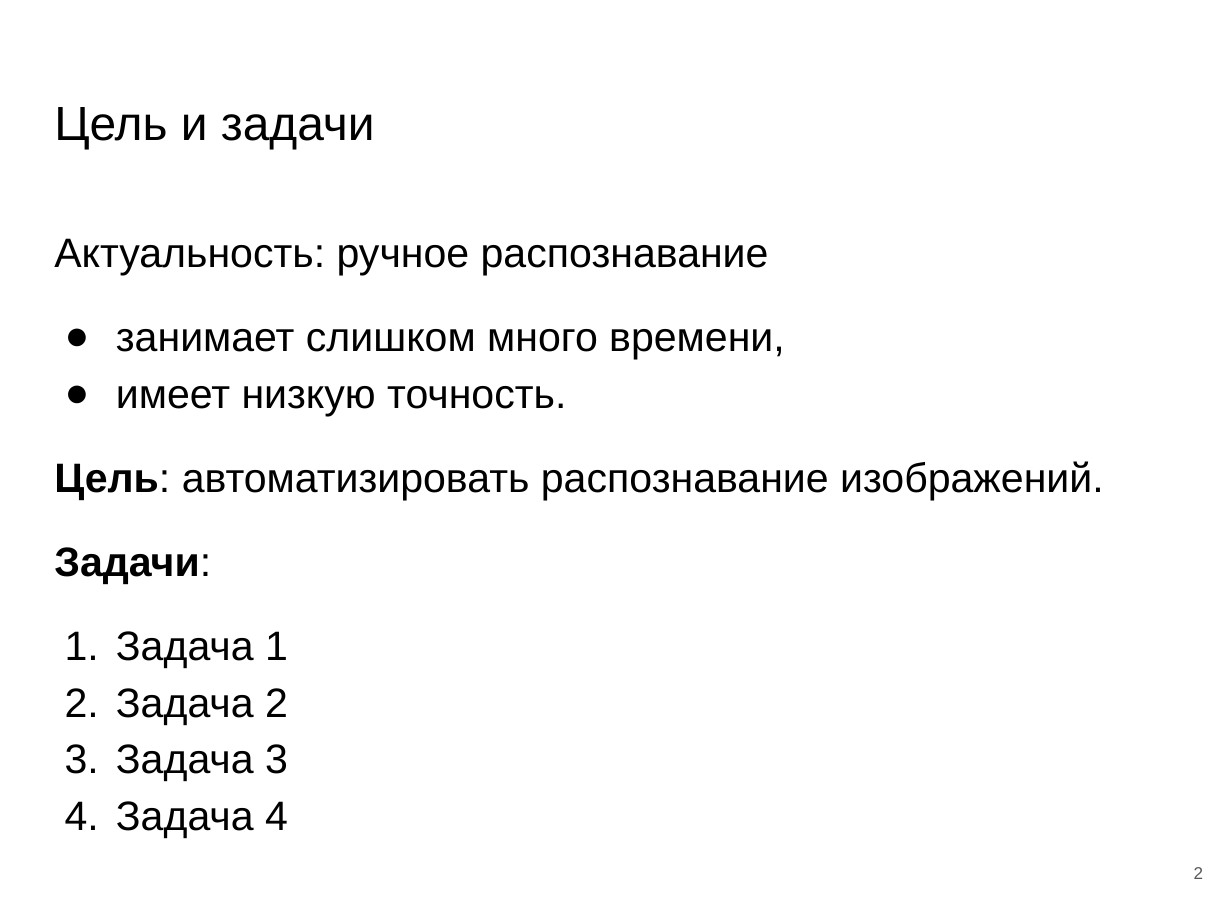
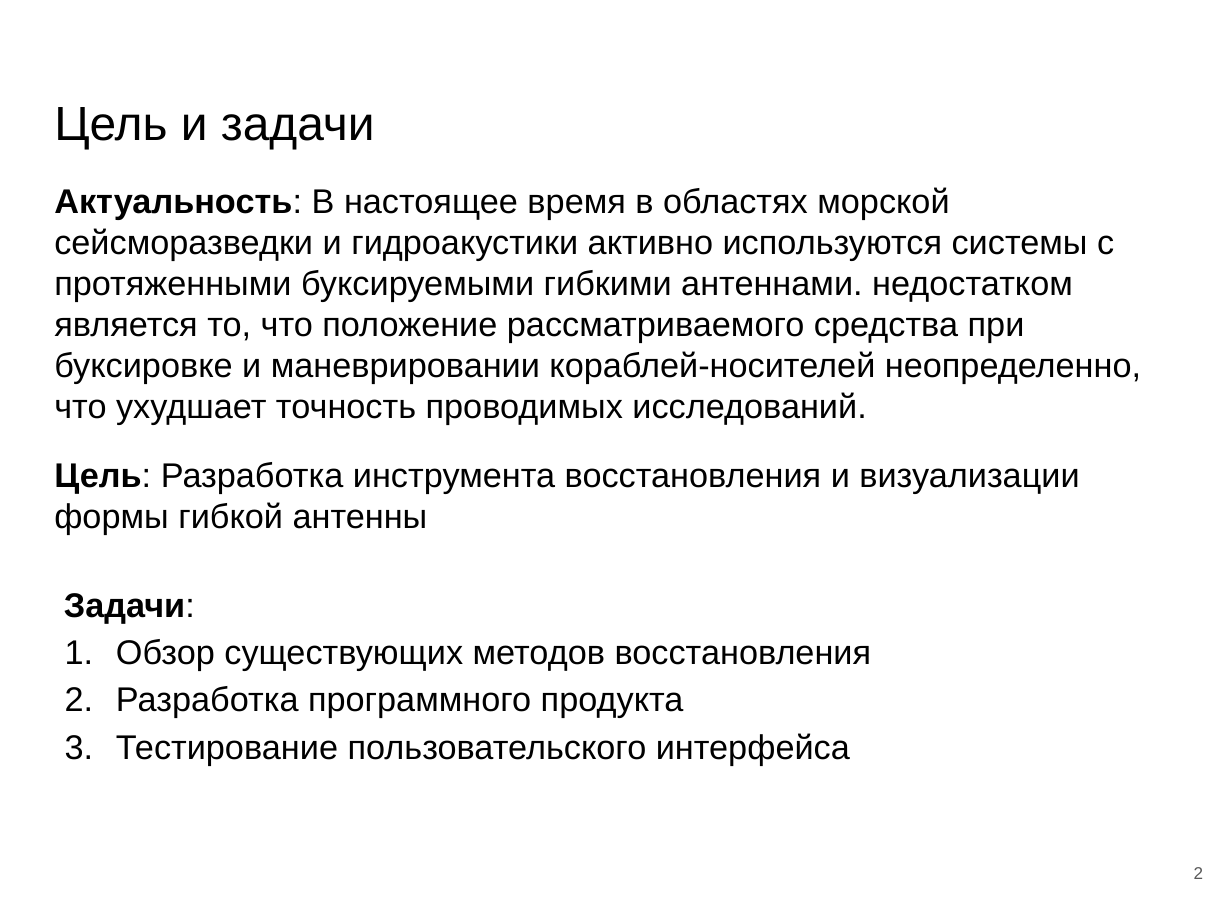
Before and after one commit to DimonPopov/PopovDS_9304_GraduateWork, a slide deck: slide 2 of paper/Презентация_защита.pptx. Drawn at 1232x924 pixels with LibreOffice and Linux fonts; fonts in the diff are those of the drawing. Boxes give left, top, right and bottom in pixels: in the first picture for what was removed or moved away, otherwise in the second. Text is boxed around its words. In the diff, an @@ line names an element or a change of style, - is before the commit and + after.

```diff
--- a/paper/Презентация_защита.pptx
+++ b/paper/Презентация_защита.pptx
@@ text "Актуальность: В настоящее время в ..." moved from (x1=54, y1=238, x2=1104, y2=838) to (x1=54, y1=187, x2=1141, y2=765) @@
@@ text at (x1=54, y1=187, x2=1141, y2=534): text changed; size 24 to 20 pt @@
-Актуальность: ручное распознавание
-● занимает слишком много времени,
-● имеет низкую точность.
-Цель: автоматизировать распознавание изображений.
+Актуальность: В настоящее время в областях морской сейсморазведки и гидроакустики активно используются системы с протяженными буксируемыми гибкими антеннами. недостатком является то, что положение рассматриваемого средства при буксировке и маневрировании кораблей-носителей неопределенно, что ухудшает точность проводимых исследований.
+Цель: Разработка инструмента восстановления и визуализации формы гибкой антенны
@@ text at (x1=64, y1=593, x2=195, y2=623): size 24 to 20 pt in "Задачи:"; line spacing 1.15 to 1.5 @@
@@ text at (x1=116, y1=639, x2=872, y2=765): text changed; size 24 to 20 pt @@
-1. Задача 1
-2. Задача 2
-3. Задача 3
-4. Задача 4
+1. Обзор существующих методов восстановления
+2. Разработка программного продукта
+3. Тестирование пользовательского интерфейса
```
Also in this commit, not shown: 3 other slides changed, 6 slides added, 6 slides removed, 1 other file.
